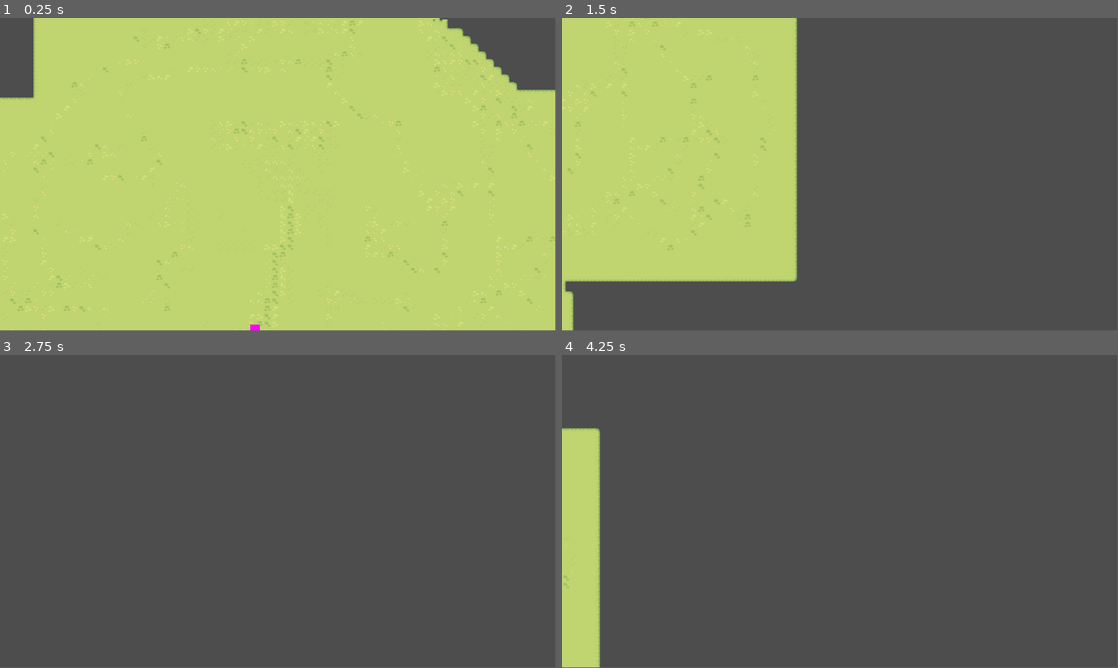
Above: before the commit, frames 1-4 (two rows, left to right).
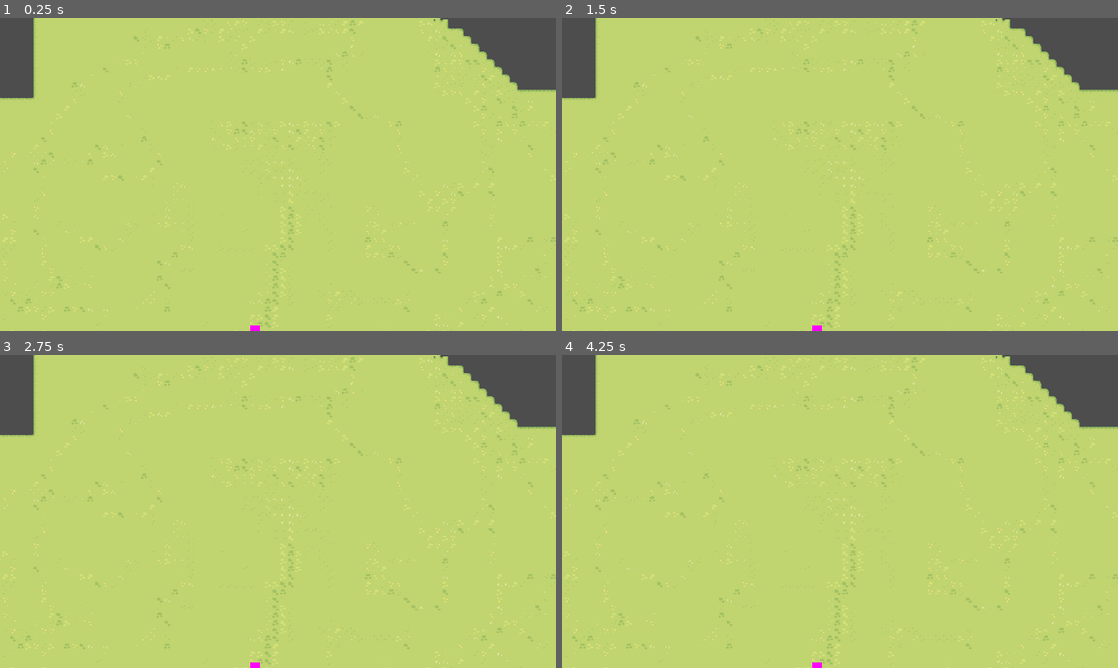
Above: after the commit, the same moments.

Repository: pick-ax-e/Mini-Jam-156-Jame-Gam-29
Game: Godot game, scene res://scenes/main.tscn
Two runs of this game, one before a commit and one after it. Both use one fixed random seed, a clock stepped at 60 frames per second and the inputs below.
Inputs:
- Up to frame 1 (0.25 s): no input
- Up to frame 2 (1.5 s): tap Enter at 0.5 s; hold D (moveRight, bound only before the commit) 0.53-1.28 s; hold S (moveBack, bound only before the commit) from 1.28 s (still down)
- Up to frame 3 (2.75 s): release S (moveBack, bound only before the commit) at 2.03 s; hold D (moveRight, bound only before the commit) from 2.03 s (still down)
- Up to frame 4 (4.25 s): tap Space at 2.75 s; release D (moveRight, bound only before the commit) at 2.78 s; hold W (moveForward, bound only before the commit) 2.78-3.53 s; tap Enter at 3.5 s; hold A (moveLeft, bound only before the commit) from 3.53 s (still down)
The window is 799x449 before the commit and 800x450 after it. Grey fills any space a smaller window leaves; there, only what the larger window draws over its background counts as a difference.

The runs differ from the first frame. In frame 1, 1.0% of the frame differs, in the area x 0-100%, y 0-100%; in frame 2, 64%; in frame 3, 95%; in frame 4, 91%.
Error in both runs: Invalid access to property or key 'global_position' on a base object of type 'null instance'. (res://scripts/enemy/basic_enemy.gd:26)

Commit message:
Texture filter and project settings

Diff:
--- a/project.godot
+++ b/project.godot
@@ -13,11 +13,17 @@
 config/name="Mini Jam 156 Jame Gam 29"
 run/main_scene="res://scenes/main.tscn"
 config/features=PackedStringArray("4.2", "Forward Plus")
+boot_splash/bg_color=Color(1, 0, 1, 1)
 config/icon="res://resources/icon.svg"
 
 [autoload]
 
 Singleton="*res://scripts/singleton.gd"
+
+[display]
+
+window/stretch/mode="canvas_items"
+window/stretch/aspect="expand"
 
 [dotnet]
 
@@ -25,25 +31,25 @@
 
 [input]
 
-moveLeft={
+move_left={
 "deadzone": 0.5,
 "events": [Object(InputEventKey,"resource_local_to_scene":false,"resource_name":"","device":-1,"window_id":0,"alt_pressed":false,"shift_pressed":false,"ctrl_pressed":false,"meta_pressed":false,"pressed":false,"keycode":0,"physical_keycode":65,"key_label":0,"unicode":97,"echo":false,"script":null)
 , Object(InputEventKey,"resource_local_to_scene":false,"resource_name":"","device":-1,"window_id":0,"alt_pressed":false,"shift_pressed":false,"ctrl_pressed":false,"meta_pressed":false,"pressed":false,"keycode":0,"physical_keycode":4194319,"key_label":0,"unicode":0,"echo":false,"script":null)
 ]
 }
-moveRight={
+move_right={
 "deadzone": 0.5,
 "events": [Object(InputEventKey,"resource_local_to_scene":false,"resource_name":"","device":-1,"window_id":0,"alt_pressed":false,"shift_pressed":false,"ctrl_pressed":false,"meta_pressed":false,"pressed":false,"keycode":0,"physical_keycode":68,"key_label":0,"unicode":100,"echo":false,"script":null)
 , Object(InputEventKey,"resource_local_to_scene":false,"resource_name":"","device":-1,"window_id":0,"alt_pressed":false,"shift_pressed":false,"ctrl_pressed":false,"meta_pressed":false,"pressed":false,"keycode":0,"physical_keycode":4194321,"key_label":0,"unicode":0,"echo":false,"script":null)
 ]
 }
-moveForward={
+move_forward={
 "deadzone": 0.5,
 "events": [Object(InputEventKey,"resource_local_to_scene":false,"resource_name":"","device":-1,"window_id":0,"alt_pressed":false,"shift_pressed":false,"ctrl_pressed":false,"meta_pressed":false,"pressed":false,"keycode":0,"physical_keycode":87,"key_label":0,"unicode":119,"echo":false,"script":null)
 , Object(InputEventKey,"resource_local_to_scene":false,"resource_name":"","device":-1,"window_id":0,"alt_pressed":false,"shift_pressed":false,"ctrl_pressed":false,"meta_pressed":false,"pressed":false,"keycode":0,"physical_keycode":4194320,"key_label":0,"unicode":0,"echo":false,"script":null)
 ]
 }
-moveBack={
+move_back={
 "deadzone": 0.5,
 "events": [Object(InputEventKey,"resource_local_to_scene":false,"resource_name":"","device":-1,"window_id":0,"alt_pressed":false,"shift_pressed":false,"ctrl_pressed":false,"meta_pressed":false,"pressed":false,"keycode":0,"physical_keycode":83,"key_label":0,"unicode":115,"echo":false,"script":null)
 , Object(InputEventKey,"resource_local_to_scene":false,"resource_name":"","device":-1,"window_id":0,"alt_pressed":false,"shift_pressed":false,"ctrl_pressed":false,"meta_pressed":false,"pressed":false,"keycode":0,"physical_keycode":4194322,"key_label":0,"unicode":0,"echo":false,"script":null)
@@ -71,3 +77,14 @@
 2d_physics/layer_1="Ground"
 2d_physics/layer_2="Enemies"
 2d_physics/layer_3="Player"
+
+[physics]
+
+2d/default_gravity_vector=Vector2(0, 0)
+
+[rendering]
+
+textures/canvas_textures/default_texture_filter=0
+renderer/rendering_method="gl_compatibility"
+renderer/rendering_method.mobile="gl_compatibility"
+anti_aliasing/quality/msaa_2d=2
--- a/scenes/main.tscn
+++ b/scenes/main.tscn
@@ -5,6 +5,7 @@
 [ext_resource type="PackedScene" uid="uid://ce5gsclhrc62b" path="res://scenes/enemy.tscn" id="3_ygrr7"]
 
 [node name="Main" type="Node2D"]
+texture_filter = 1
 
 [node name="Player" parent="." instance=ExtResource("1_w3ncm")]
 position = Vector2(61, -95)
